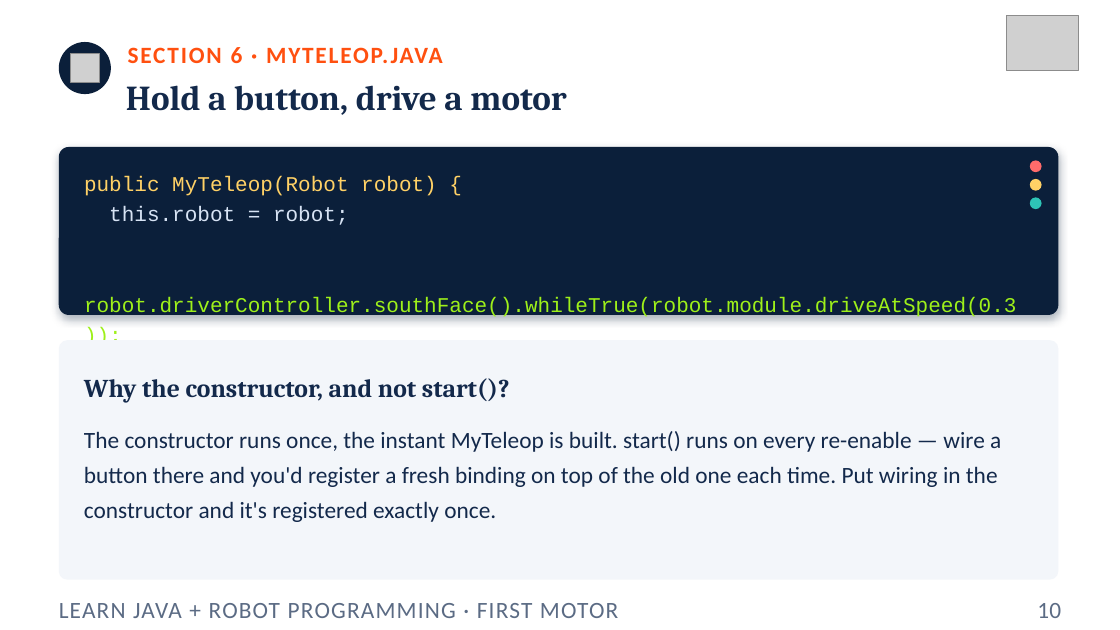
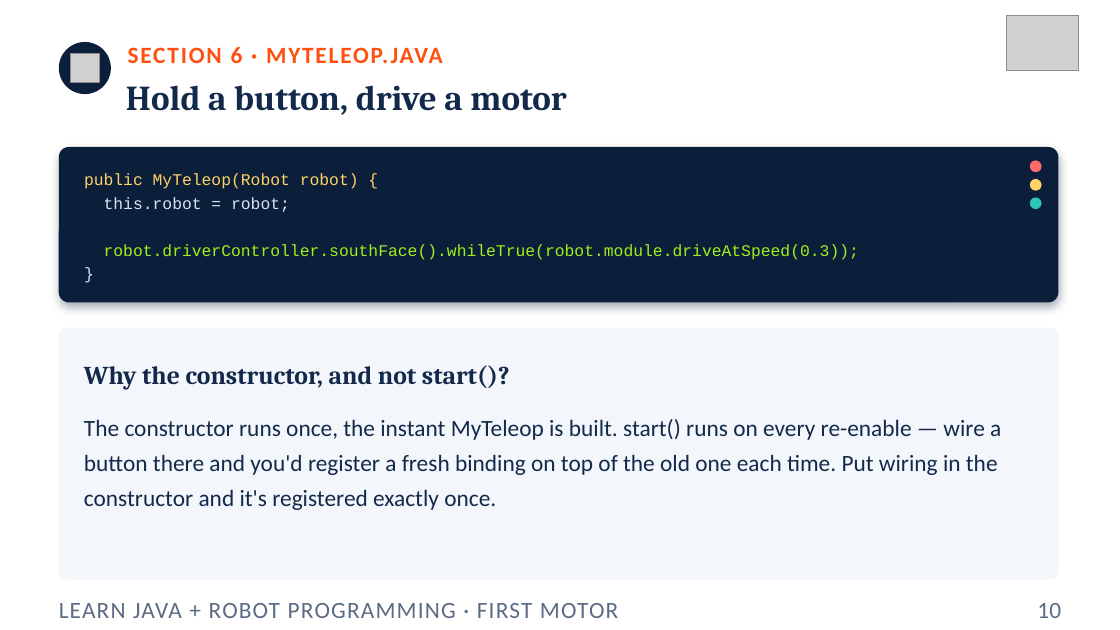
Before and after one commit to FRC5010/BasicRobotLessons, a slide deck: slide 10 of docs/presentations/v3/01-first-motor.pptx. Drawn at 1120x630 pixels with LibreOffice and Linux fonts; fonts in the diff are those of the drawing; grey boxes stand for pictures. Boxes give left, top, right and bottom in pixels: in the first picture for what was removed or moved away, otherwise in the second. Text is boxed around its words. In the diff, an @@ line names an element or a change of style, - is before the commit and + after.

```diff
--- a/docs/presentations/v3/01-first-motor.pptx
+++ b/docs/presentations/v3/01-first-motor.pptx
@@ rounded rectangle at (59, 147, 1059, 302): proportions changed @@
@@ rounded rectangle: place and size @@
-rounded rectangle at (59, 147, 1059, 315)
+rounded rectangle at (59, 147, 1059, 302)
@@ text "public MyTeleop(Robot robot) {" at (84, 173, 859, 260): size 18 to 14 pt @@
@@ rounded rectangle: place and size @@
-rounded rectangle at (59, 340, 1059, 580)
+rounded rectangle at (59, 328, 1059, 580)
@@ rounded rectangle at (59, 328, 1059, 580): proportions changed @@
@@ text "Why the constructor, and not ...": place and size @@
-text "Why the constructor, and not ..." at (84, 378, 510, 402)
+text "Why the constructor, and not ..." at (84, 365, 510, 390)
@@ text "The constructor runs once, the ...": place and size @@
-text "The constructor runs once, the ..." at (84, 431, 1001, 522)
+text "The constructor runs once, the ..." at (84, 419, 1001, 510)
```
Also in this commit, not shown: 7 other slides changed, 11 other files.
